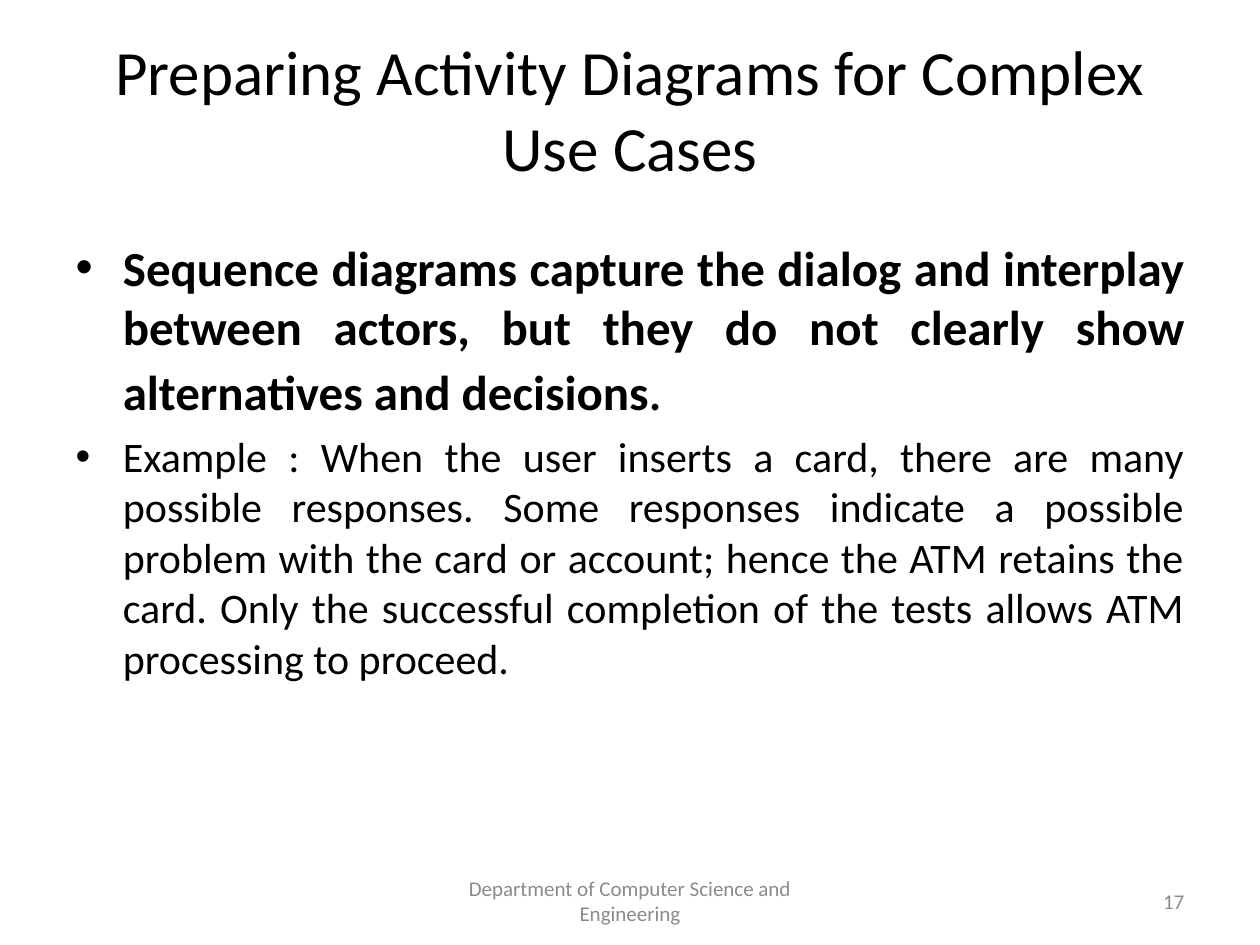
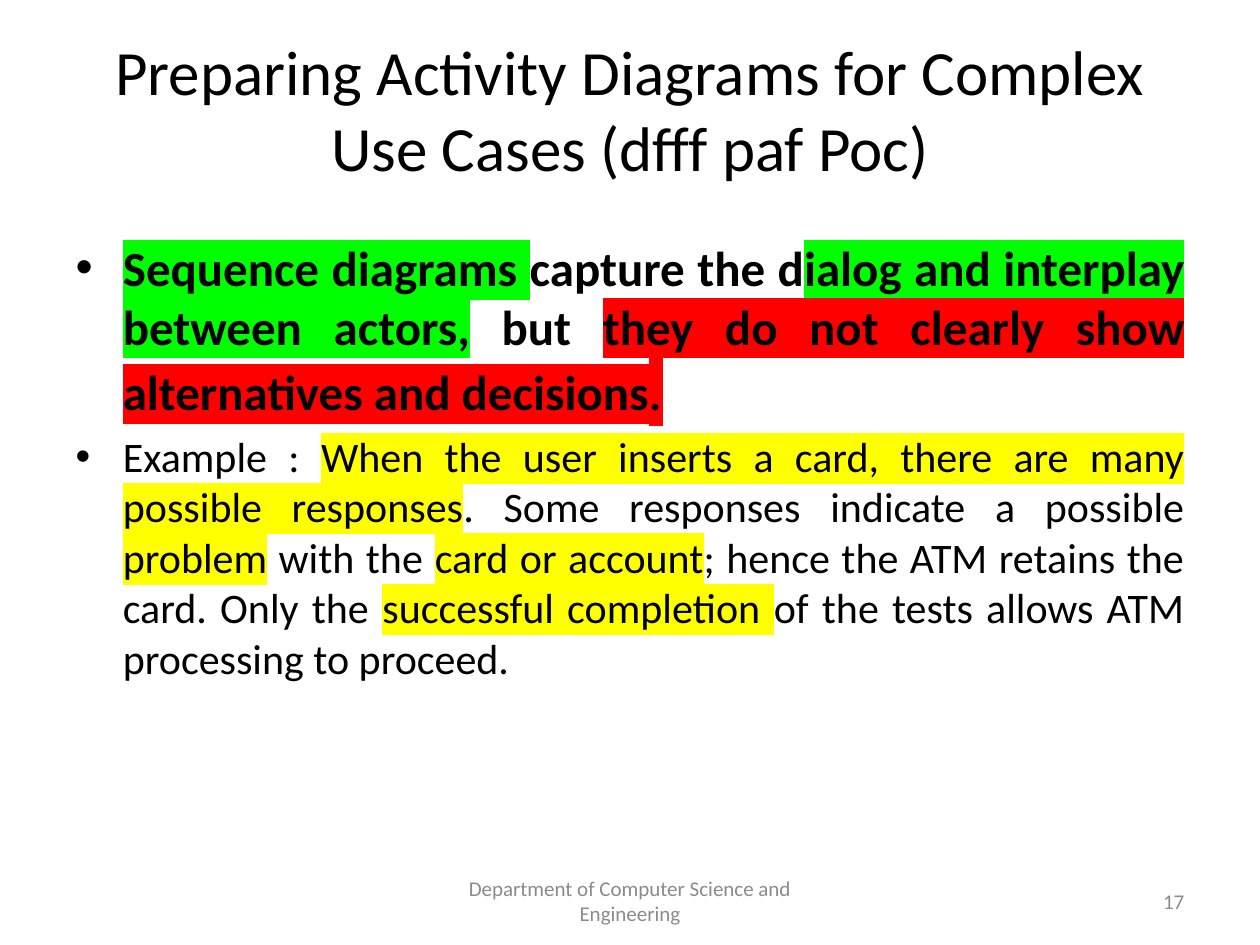
Before and after one commit to spiman9/BE-CSE, a slide deck: slide 17 of SEM-5/OOMD/Unit 5/Unit5_Application Analysis.pptx. Drawn at 1260x945 pixels with LibreOffice and Linux fonts; fonts in the diff are those of the drawing. Boxes give left, top, right and bottom in pixels: in the first picture for what was removed or moved away, otherwise in the second. Text is boxed around its words. In the diff, an @@ line names an element or a change of style, - is before the commit and + after.

```diff
--- a/SEM-5/OOMD/Unit 5/Unit5_Application Analysis.pptx
+++ b/SEM-5/OOMD/Unit 5/Unit5_Application Analysis.pptx
@@ title at <box>115,51,1144,181</box>: text changed @@
-Preparing Activity Diagrams for Complex Use Cases
+Preparing Activity Diagrams for Complex Use Cases (dfff paf Poc)
@@ text "Sequence diagrams capture the dialog ..." at <box>123,246,1185,682</box>: highlight none to #00FF00 in "Sequence diagrams dialog and interplay between actors,"; highlight none to #FF0000 in "they do not clearly show alternatives and ..."; highlight none to #FFFF00 in "When the user inserts a card, there ..." @@
```
Also in this commit, not shown: 25 other slides changed, 2 other files.
